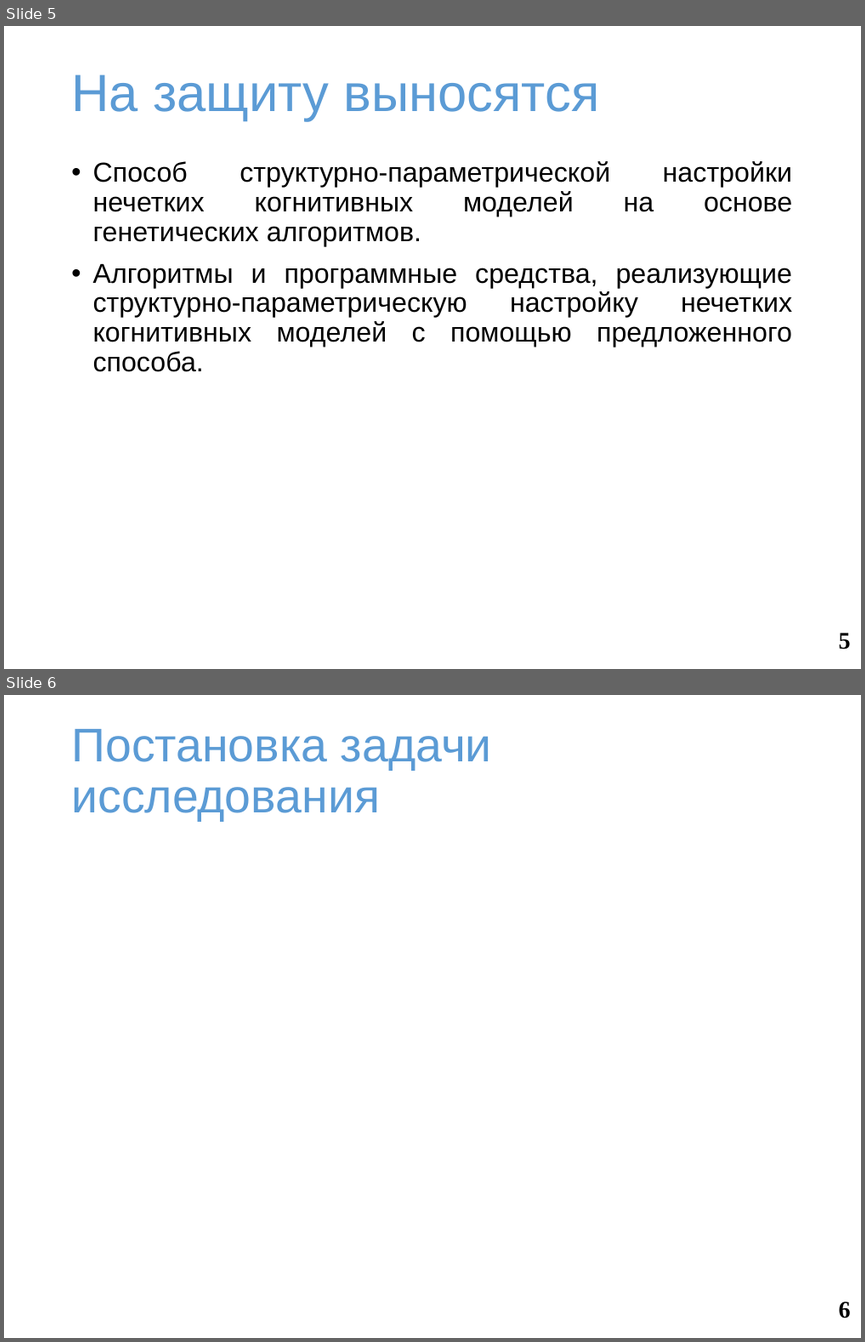
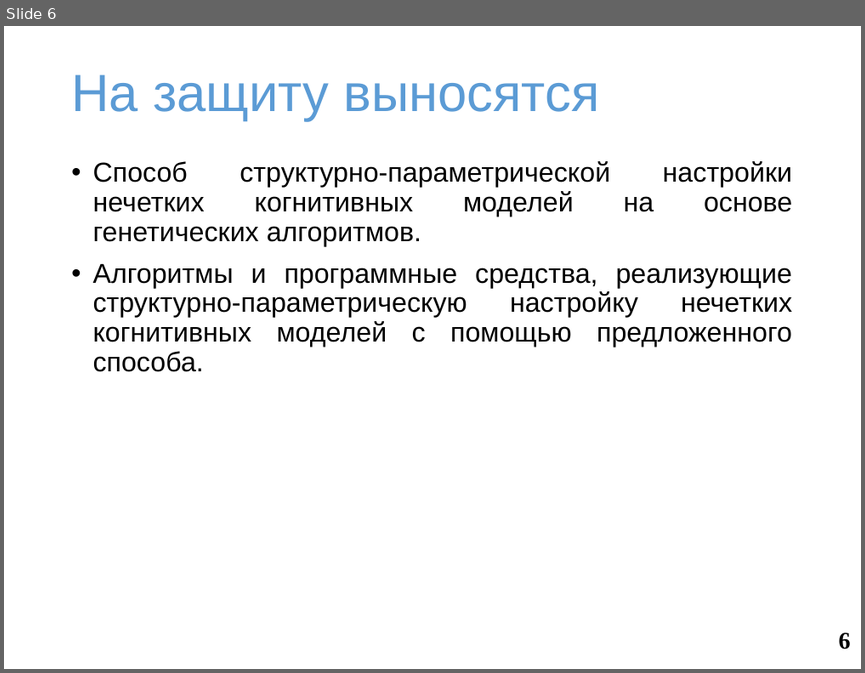
Before and after one commit to SquakR/fuzzy_cognitive_model, a slide deck: docs/presentation.pptx. Shown one above the other, each under a label of ours: slides 5 and 6 before the commit, slide 6 after it. The pictures are 865x1342 and 865x673 pixels, drawn with LibreOffice and Linux fonts; fonts in the diff are those of the drawing; background and template pictures are left out. Boxes give left, top, right and bottom in pixels: in the first picture for what was removed or moved away, otherwise in the second. Text is boxed around its words. In the diff, an @@ line names an element or a change of style, - is before the commit and + after.

```diff
--- a/docs/presentation.pptx
+++ b/docs/presentation.pptx
@@ slide 6 removed at bbox=[4, 695, 861, 1338], background #FFFFFF @@
@@ title removed at bbox=[71, 729, 492, 822] @@
-Постановка задачи исследования
@@ page number removed at bbox=[839, 1301, 851, 1318] @@
-6
@@ what was slide 5 is now slide 6 @@
@@ page number at bbox=[839, 632, 851, 649]: text changed @@
-5
+6
```
Also in this commit, not shown: 1 slide changed, 1 slide added, 4 other slides removed, 2 other files.
